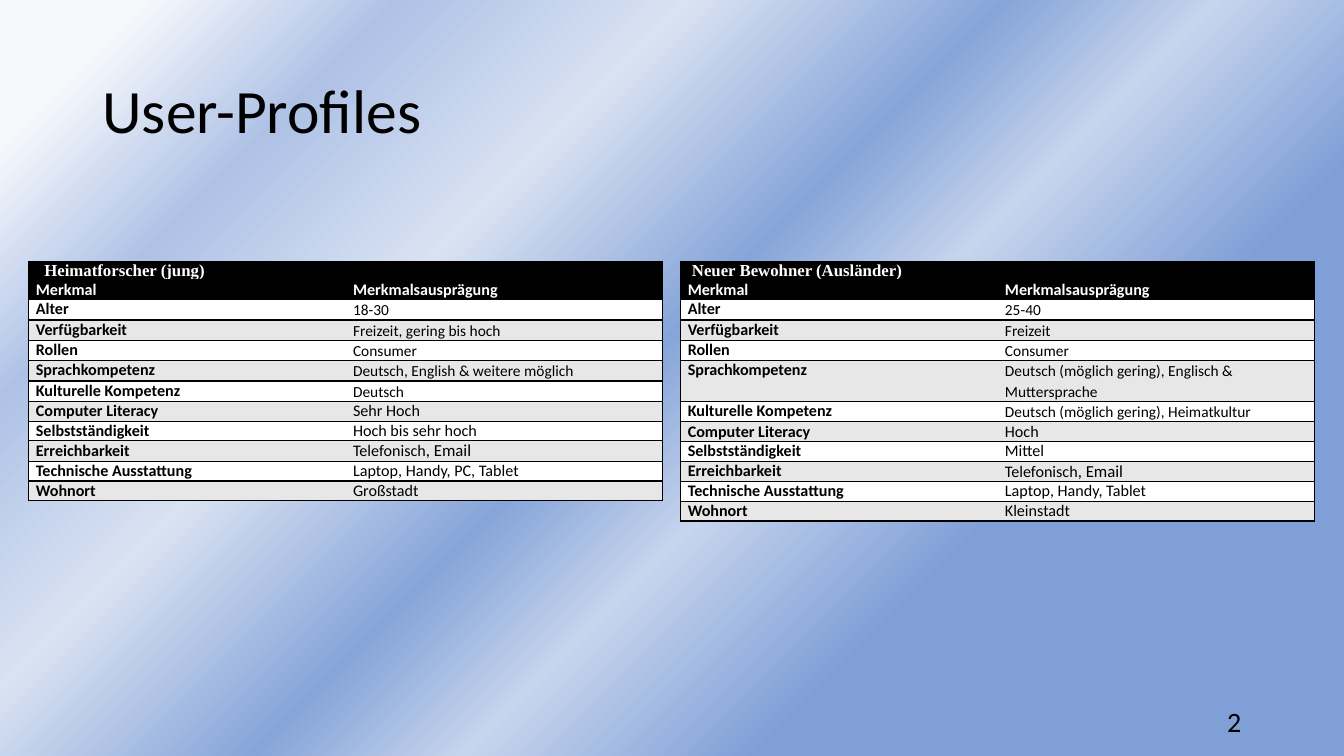
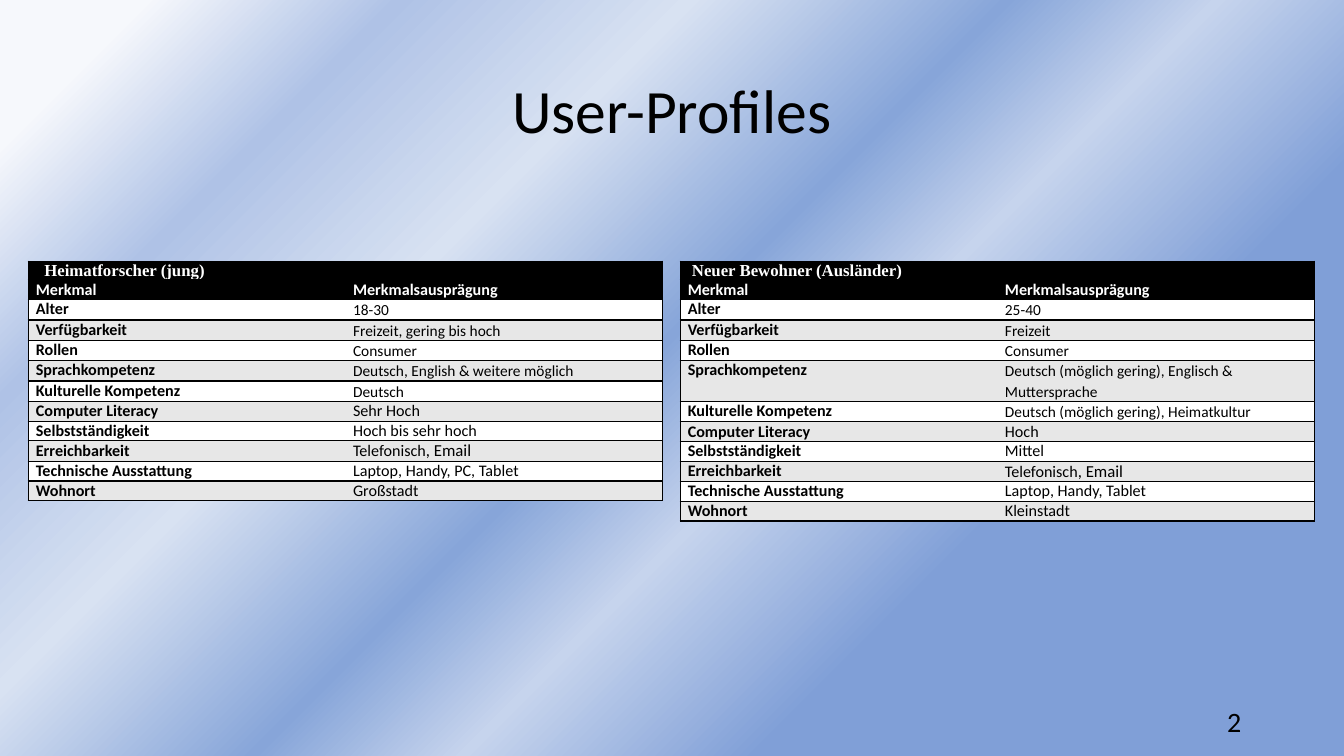
Before and after one commit to sebastiankoch10/EPWS2223HausenKochZimmer, a slide deck: slide 2 of Audits/EPWS2223HausenKochZimmer Audit 3.pptx. Drawn at 1344x756 pixels with LibreOffice and Linux fonts; fonts in the diff are those of the drawing. Boxes give left, top, right and bottom in pixels: in the first picture for what was removed or moved away, otherwise in the second. Text is boxed around its words. In the diff, an @@ line names an element or a change of style, - is before the commit and + after.

```diff
--- a/Audits/EPWS2223HausenKochZimmer Audit 3.pptx
+++ b/Audits/EPWS2223HausenKochZimmer Audit 3.pptx
@@ title "User-Profiles" at <box>512,90,831,148</box>: alignment left to centre @@
```
Also in this commit, not shown: 1 other slide changed.
